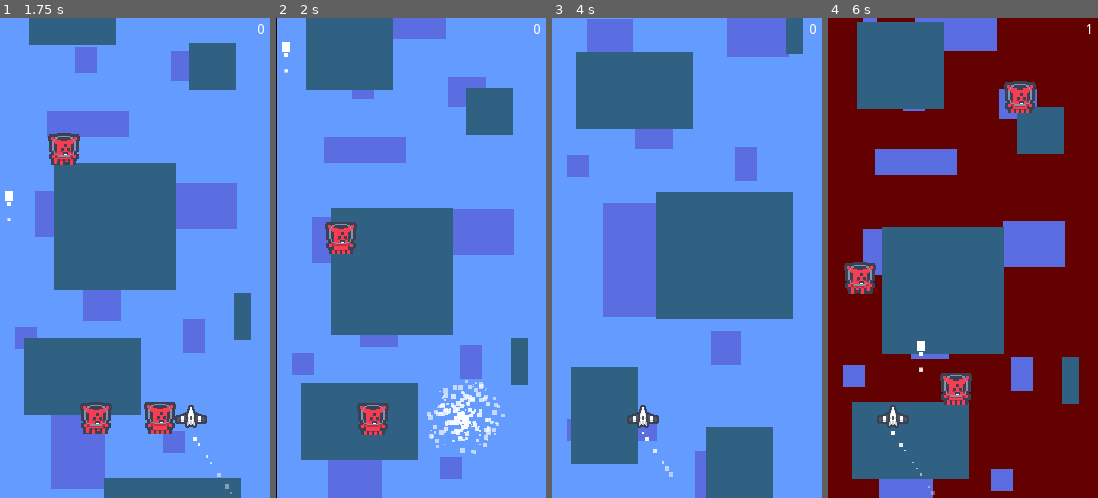
Above: before the commit, frames 1-4 (left to right).
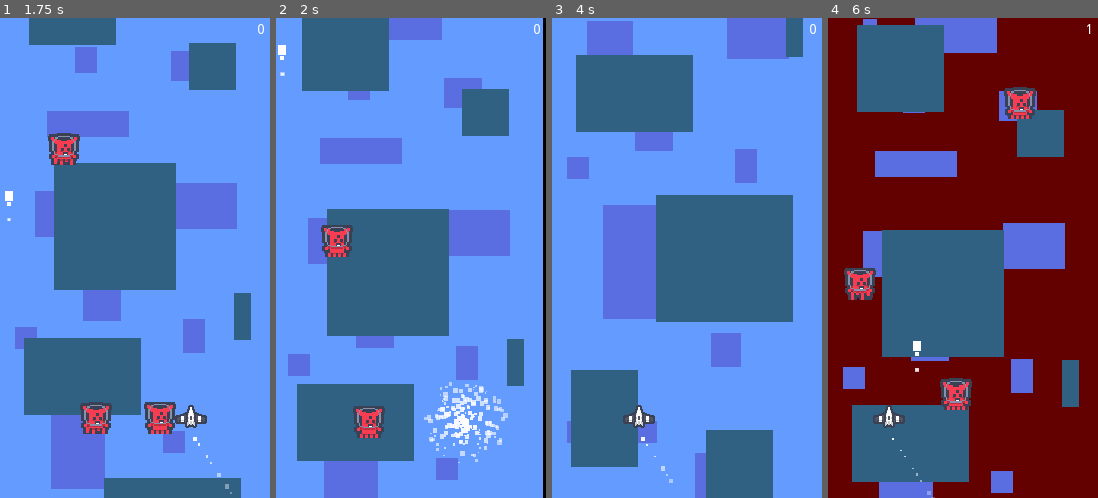
Above: after the commit, the same moments.

Repository: elektito/reverse-streak
Game: Godot game, scene res://Game.tscn
Same seed, same stepped clock (60 frames per second), same inputs: the game is played once before the commit and once after it. Sound files missing from this copy of the repository are replaced by a short silence.
Inputs:
- Up to frame 1 (1.75 s): hold Right (right) 0.53-1.28 s; tap Space (shoot) at 0.6, 1.35 s; hold Left (left) from 1.28 s (still down)
- Up to frame 2 (2 s): keep holding Left (left)
- Up to frame 3 (4 s): release Left (left) at 2.03 s; hold Right (right) 2.03-3.53 s; tap Space (shoot) at 2.1, 2.85, 3.6 s; hold Left (left) from 3.53 s (still down)
- Up to frame 4 (6 s): tap Space (shoot) at 4.35, 5.1, 5.85 s; release Left (left) at 5.78 s; hold Right (right) from 5.78 s (still down)

Frame 1 is identical in both runs. In frame 2, 9.0% of the frame differs, in the area x 0-100%, y 0-100%; in frame 3, 2.8%; in frame 4, 4.9%.

Commit message:
Fix ship collision shape

Diff:
--- a/Ship.tscn
+++ b/Ship.tscn
@@ -15,7 +15,7 @@
 texture = ExtResource( 1 )
 
 [node name="shape" type="CollisionPolygon2D" parent="."]
-polygon = PoolVector2Array( -14, 13, 0, -14, 14, 13 )
+polygon = PoolVector2Array( -3, -13, 3, -13, 3, -5, 16, -1, 16, 4, 5, 4, 5, 8, -5, 8, -5, 4, -15, 4, -15, -1, -3, -5 )
 
 [node name="trail_particles" type="CPUParticles2D" parent="."]
 position = Vector2( 0, 15 )
